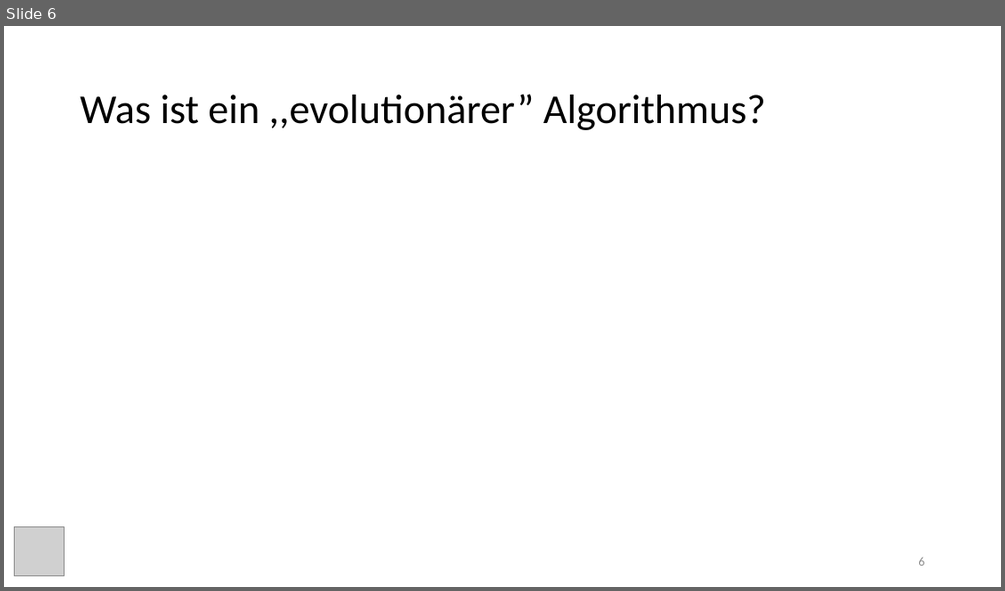
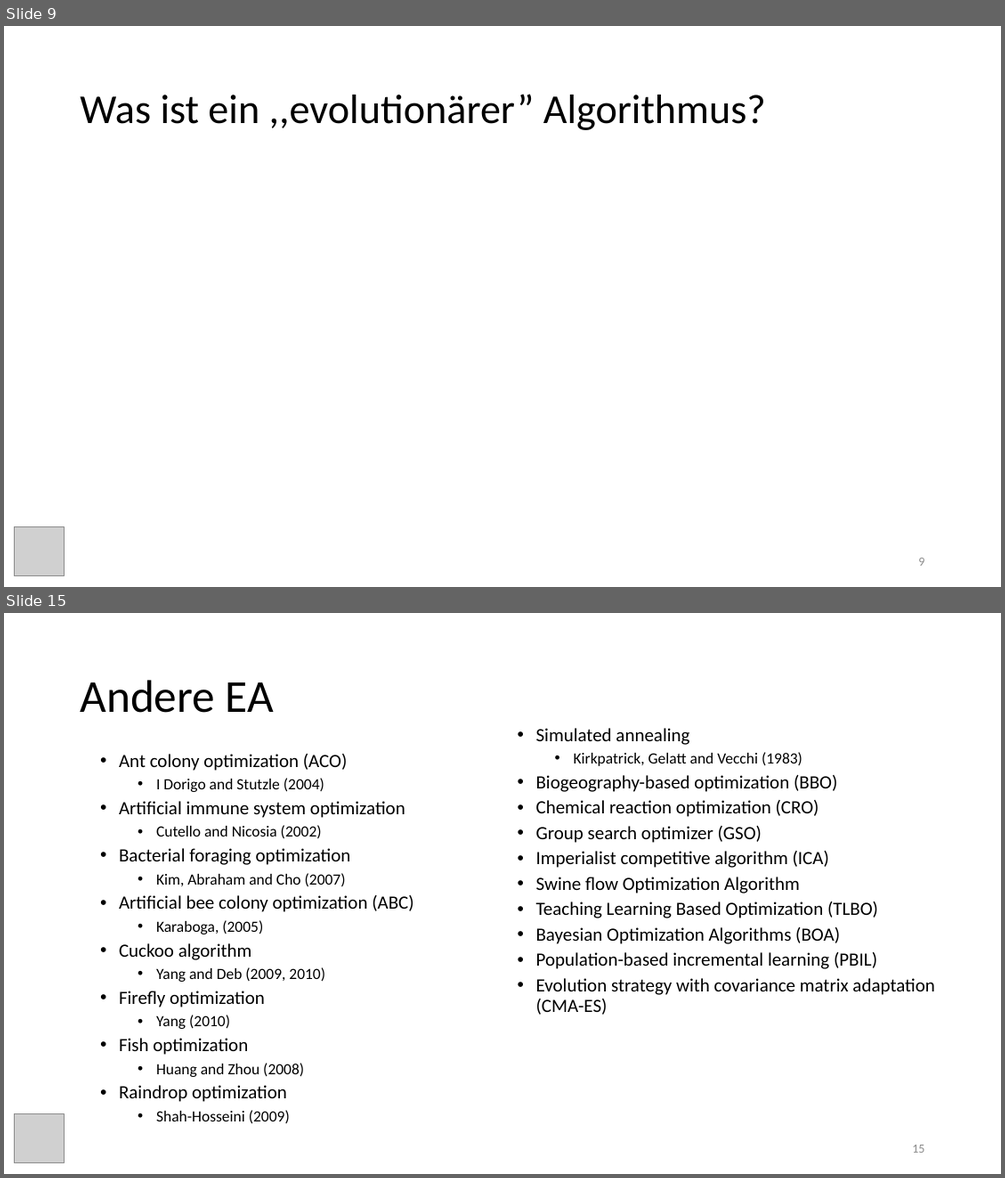
Before and after one commit to freddieRv/evolutive_algorithms_paper, a slide deck: vortrag/evolutionary_algorithms.pptx. Shown one above the other, each under a label of ours: slide 6 before the commit, slides 9 and 15 after it; the slides between them are not shown. The pictures are 1005x591 and 1005x1178 pixels, drawn with LibreOffice and Linux fonts; fonts in the diff are those of the drawing; grey boxes stand for pictures. Boxes give left, top, right and bottom in pixels: in the first picture for what was removed or moved away, otherwise in the second. Text is boxed around its words. In the diff, an @@ line names an element or a change of style, - is before the commit and + after.

Commit message:
Added images for PSO algorithm and continued with presentation

```diff
--- a/vortrag/evolutionary_algorithms.pptx
+++ b/vortrag/evolutionary_algorithms.pptx
@@ slide 15 added at (4, 613, 1001, 1174), background #FFFFFF @@
@@ title added at (80, 680, 274, 713), 44 pt, text #000000 @@
+Andere EA
@@ text added at (536, 728, 935, 1014), 18 pt, text #000000 @@
+  • Simulated annealing
+    • Kirkpatrick, Gelatt and Vecchi (1983)
+  • Biogeography-based optimization (BBO)
+  • Chemical reaction optimization (CRO)
+  • Group search optimizer (GSO)
+  • Imperialist competitive algorithm (ICA)
+  • Swine flow Optimization Algorithm
+  • Teaching Learning Based Optimization (TLBO)
+  • Bayesian Optimization Algorithms (BOA)
+  • Population-based incremental learning (PBIL)
+  • Evolution strategy with covariance matrix adaptation (CMA-ES)
@@ text added at (119, 754, 413, 1124), 18 pt, text #000000 @@
+  • Ant colony optimization (ACO)
+    • I Dorigo and Stutzle (2004)
+  • Artificial immune system optimization
+    • Cutello and Nicosia (2002)
+  • Bacterial foraging optimization
+    • Kim, Abraham and Cho (2007)
+  • Artificial bee colony optimization (ABC)
+    • Karaboga, (2005)
+  • Cuckoo algorithm
+    • Yang and Deb (2009, 2010)
+  • Firefly optimization
+    • Yang (2010)
+  • Fish optimization
+    • Huang and Zhou (2008)
+  • Raindrop optimization
+    • Shah-Hosseini (2009)
@@ picture added at (15, 1113, 64, 1163) @@
@@ page number added at (912, 1144, 924, 1152), 12 pt, text #8C8C8C @@
+15
@@ what was slide 6 is now slide 9 @@
@@ page number at (918, 557, 924, 565): text changed @@
-6
+9
```
Also in this commit, not shown: 4 slides changed, 12 other slides added, 1 slide removed, 13 other files.
